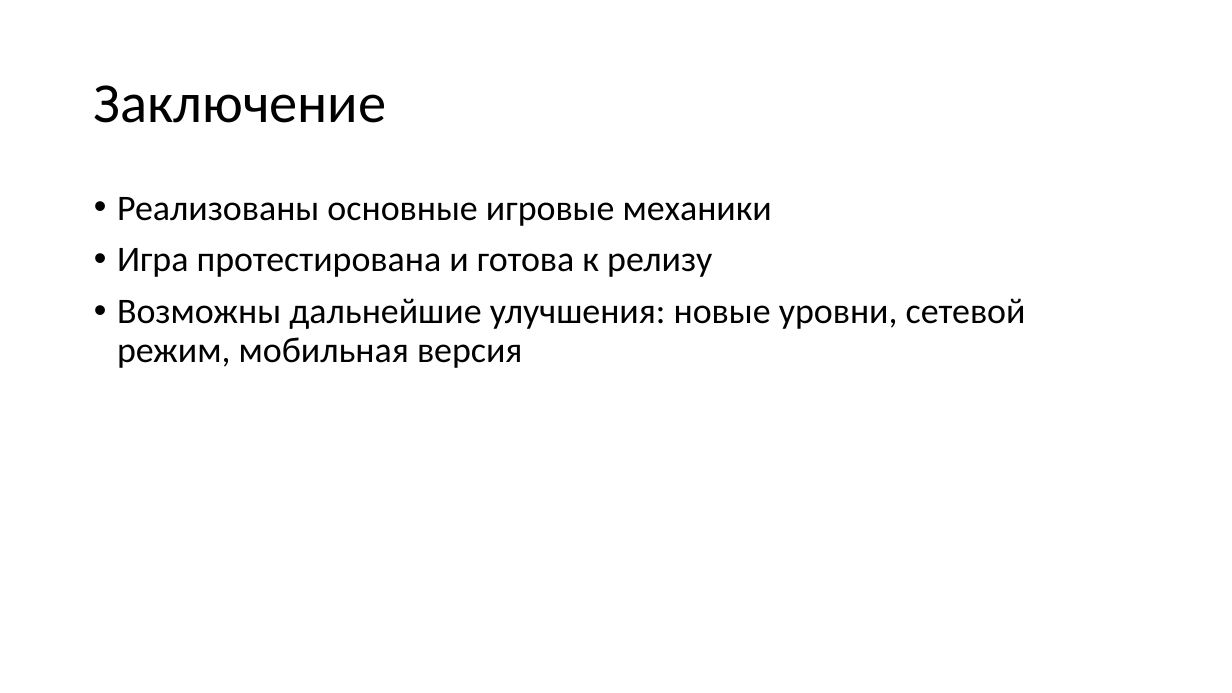
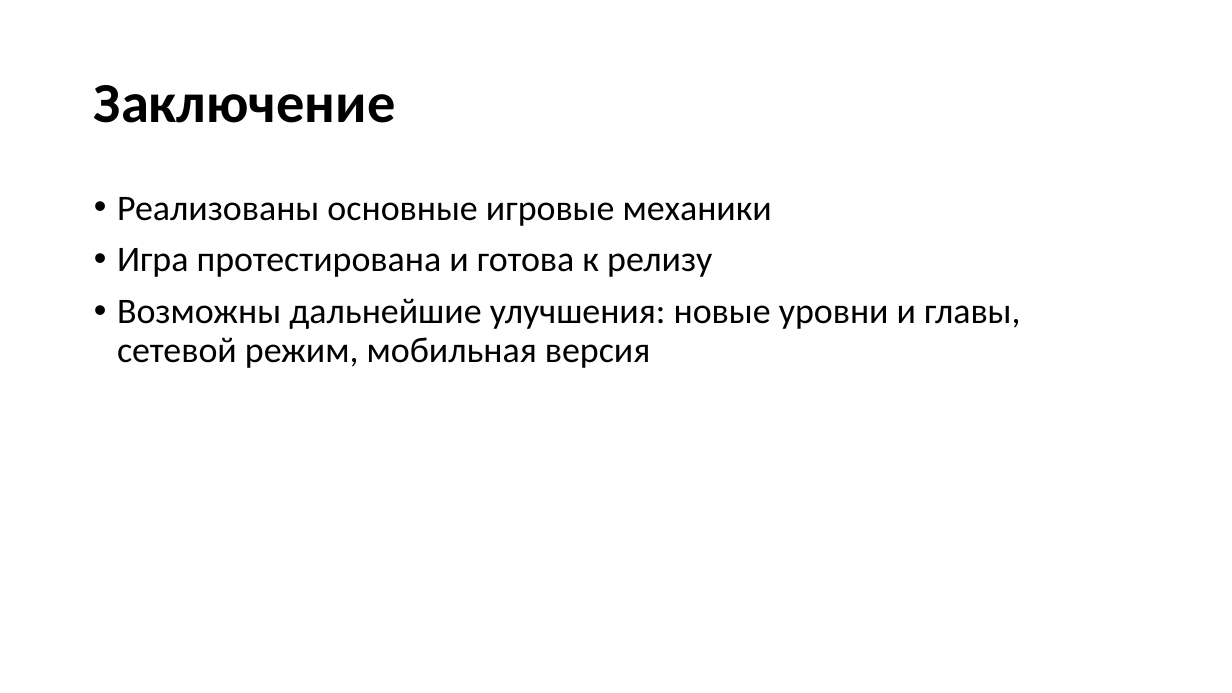
Before and after one commit to truwsfff/FOX, a slide deck: slide 9 of documents/Презентация FOX.pptx. Drawn at 1232x693 pixels with LibreOffice and Linux fonts; fonts in the diff are those of the drawing. Boxes give left, top, right and bottom in pixels: in the first picture for what was removed or moved away, otherwise in the second. Text is boxed around its words. In the diff, an @@ line names an element or a change of style, - is before the commit and + after.

```diff
--- a/documents/Презентация FOX.pptx
+++ b/documents/Презентация FOX.pptx
@@ title "Заключение" at bbox=[94, 85, 395, 123]: bold on @@
@@ text at bbox=[117, 298, 1021, 368]: text changed @@
-• Возможны дальнейшие улучшения: новые уровни, сетевой режим, мобильная версия
+• Возможны дальнейшие улучшения: новые уровни и главы, сетевой режим, мобильная версия
```
Also in this commit, not shown: 8 other slides changed.
